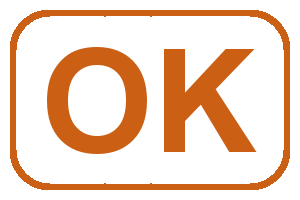
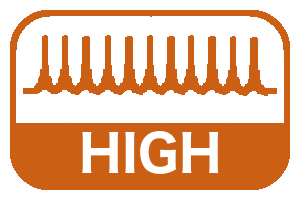
Layers edited between the first and the second w=300, h=200 image:
added layer "HIGH #1" above "RHYTHM #1" over [23, 35, 277, 96]
added layer "HIGH" above "WAVE" over [82, 131, 219, 174]
showed "Block", painted on it over [16, 16, 284, 184]
hid "OK" over [47, 47, 257, 154]
hid "Frame", painted on it over [16, 16, 284, 184]
